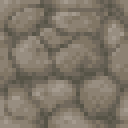
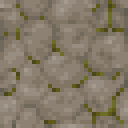
Layers edited between the first and the second 128×128 image:
showed group "Bricks" (38 layers) over [0, 0, 128, 128]
moved "Cobbles" into group "Bricks" over [0, 0, 128, 128]
showed "CobblestoneMossy", painted on it over [4, 0, 124, 124]
removed layer "cocoa_stem" from group "Cobbles" over [0, 0, 128, 128]
added layer "Cobble_Lines" in group "Cobbles" over [0, 0, 128, 128]
hid "Cobblestone", painted on it over [0, 0, 128, 128]
added layer "Clipboard" in group "Cobbles" over [0, 0, 128, 128]
added layer "Brick" in group "Bricks" over [0, 0, 128, 128]
added group "Stones" with 20 layers over [0, 0, 128, 128]
hid group "Stone" (3 layers), moved it into group "Stones" over [0, 0, 128, 128]
added group "Misc" with 3 layers in group "Stones" over [0, 0, 128, 128]
added layer "Bedrock" in group "Misc" over [0, 0, 128, 128]
